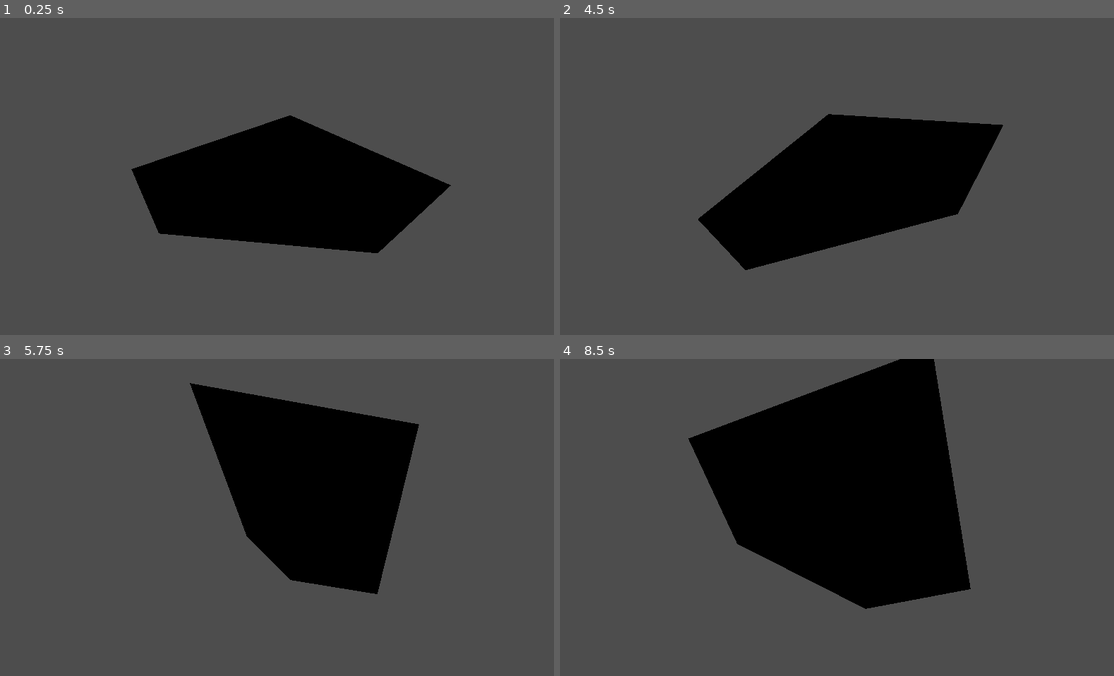
Above: before the commit, frames 1-4 (two rows, left to right).
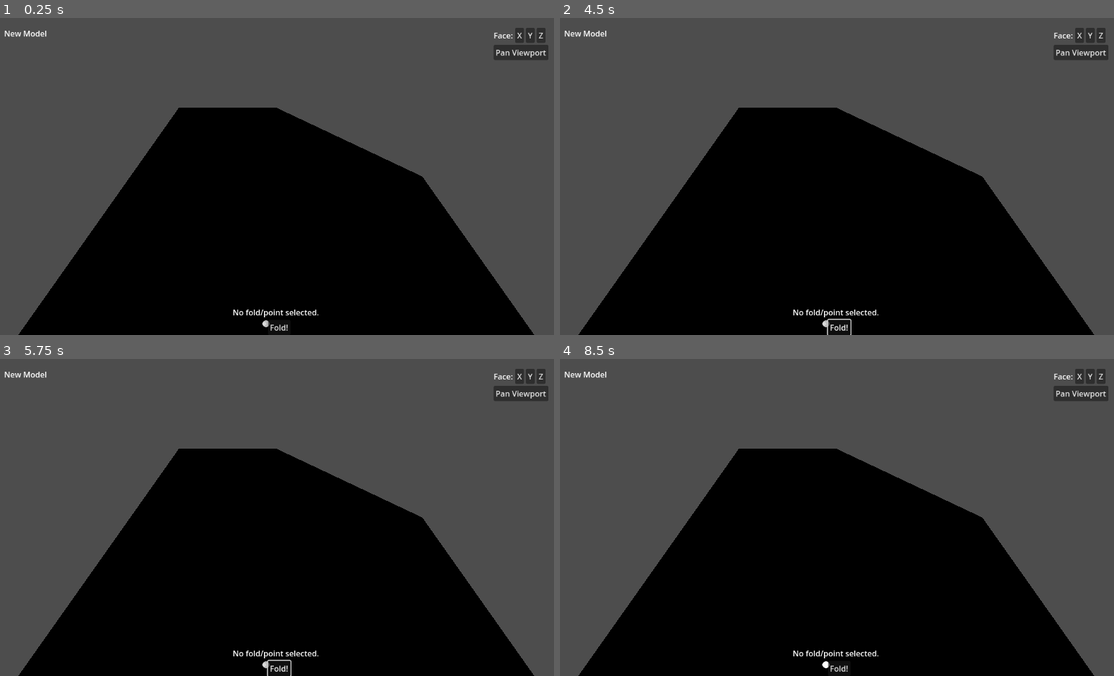
Above: after the commit, the same moments.

Repository: vaaar/OriGaming
Game: Godot game, scene res://origami_view.tscn
Same seed, same stepped clock (60 frames per second), same inputs: the game is played once before the commit and once after it.
Inputs (mouse positions are in pixels of both pictures, inside the frame that each line leads up to):
- Up to frame 1 (0.25 s): no input
- Up to frame 2 (4.5 s): click (1080, 33) at 0.5 s, where only the run after the commit has a clickable "X"; click (1091, 33) at 1.25 s, where only the run after the commit has a clickable "Y"; click (1102, 33) at 2 s, where only the run after the commit has a clickable "Z"; click (1080, 52) at 2.75 s, where only the run after the commit has a clickable "Pan Viewport"; click (837, 328) at 3.5 s, where only the run after the commit has a clickable "Fold!"; tap Enter at 4.25 s; move the mouse to (958, 160) at 4.27 s; hold Right from 4.28 s (still down); tap N at 4.35 s; click (958, 160) at 4.42 s
- Up to frame 3 (5.75 s): move the mouse to (166, 533) at 5.02 s; release Right at 5.03 s; hold Down from 5.03 s (still down); tap M at 5.1 s; click (166, 533) at 5.17 s
- Up to frame 4 (8.5 s): move the mouse to (892, 447) at 5.77 s; release Down at 5.78 s; hold Right 5.78-6.53 s; tap N at 5.85, 7.35 s; click (892, 447) at 5.92 s; move the mouse to (809, 580) at 6.52 s; hold Up 6.53-7.28 s; tap M at 6.6, 8.1 s; click (809, 580) at 6.67 s; move the mouse to (1003, 565) at 7.27 s; hold Left from 7.28 s (still down); click (1003, 565) at 7.42 s; move the mouse to (665, 469) at 8.02 s; click (665, 469) at 8.17 s

The runs differ from the first frame. In frame 1, 29% of the frame differs, in the area x 0-99%, y 3-100%; in frame 2, 33%; in frame 3, 43%; in frame 4, 39%.

Commit message:
initial implementation of ui

Diff:
--- a/MeshRepresentation.gd
+++ b/MeshRepresentation.gd
@@ -148,7 +148,7 @@
 	#var new_triangular_planes = triangular_planes
 	print("Current rendered plane indices")
 	print(planes)
-	var new_triangular_planes = transform_fold.fold(points[start_point], points[end_point], PI, final_indices, triangular_planes.duplicate())
+	var new_triangular_planes = transform_fold.fold(points[start_point], points[end_point], PI/4, final_indices, triangular_planes.duplicate())
 	get_node(mesh_path).recreate_plane_scene(new_triangular_planes)
 	# todo, update the points in my representation
 	# debug
--- a/camera_3d.gd
+++ b/camera_3d.gd
@@ -1,7 +1,8 @@
 extends Camera3D
 
-var mouse_sens = 0.3
-var camera_anglev = 0
+
+
+var update_frame = false
 
 # Called when the node enters the scene tree for the first time.
 func _ready() -> void:
@@ -12,6 +13,82 @@
 func set_origin_view(point_to_face = Vector3(0,0,0)):
 	look_at(point_to_face)
 
+func rotate_through_vertical_axis(angle: float):
+	rotate_y(deg_to_rad(angle))
+
+func rotate_through_horizontal_axis(angle: float):
+	rotate_x(deg_to_rad(angle))
+
+
+func get_spherical():
+	var z = position.z
+	var x = position.x
+	var y = position.y
+
+	var rho = sqrt(z ** 2 + x ** 2 + y ** 2)
+	var theta = atan2(x, z)
+	var phi = acos(z/rho)
+
+	print("rho: %f, theta: %f, phi: %f" % [rho, theta, phi])
+
+	return [rho, theta, phi]
+
+ #rho, theta, phi
+   #0      1    2
+func convert_to_cartesian(coords):
+	var x = coords[0] * sin(coords[2]) * cos(coords[1])
+	var z = coords[0] * sin(coords[2]) * sin(coords[1])
+	var y = coords[0] * cos(coords[2])
+
+	print("x: %f, y: %f, z: %f" % [x, y, z])
+
+	#var x =
+
+	return [x, z, y]
+
 # Called every frame. 'delta' is the elapsed time since the previous frame.
+# kidscancode.org/godot_recipes/3.x/3d/camera_gimbal/index.html
 func _process(delta: float) -> void:
+	#var spherical_coords = get_spherical()
+	#var curr_vec = position
+	#var speed = 10
+	#var multiplier = 0.02
+	#var rotated_v = Vector3()
+	#var rot_ang = PI/6
+	#var y_rot = 0;
+	#var x_rot = 0;
+	#if Input.is_key_pressed(KEY_LEFT):
+		##rotate_through_vertical_axis(-speed * delta)
+		##spherical_coords[0] += -speed * multiplier
+		##rotated_v = curr_vec.rotated(Vector3(0,1,0).normalized(), -rot_ang)
+		##update_frame = true
+		#y_rot -= 1
+	#elif Input.is_key_pressed(KEY_RIGHT):
+		##rotate_through_vertical_axis(speed * delta)
+		##spherical_coords[0] += speed * multiplier
+		##rotated_v = curr_vec.rotated(Vector3(0,1,0).normalized(), rot_ang)
+		##update_frame = true
+		#y_rot += 1
+	#elif Input.is_key_pressed(KEY_UP):
+		##rotate_through_horizontal_axis(-speed * delta)
+		##spherical_coords[2] += -speed * multiplier
+		##update_frame = true
+		#x_rot -= 1
+	#elif Input.is_key_pressed(KEY_DOWN):
+		##rotate_through_horizontal_axis(speed * delta)
+		##spherical_coords[1] += speed * multiplier
+		##update_frame = true
+		#x_rot += 1
+	#$InnerGimbal.rotate_object_local(Vector3.UP, y_rot * rotation_speed * delta)
+	#$OuterGimbal.rotate_object_local(Vector3.RIGHT, x_rot * rotation_speed * delta)
 	pass
+
+	#if update_frame:
+		#var cartesian_coords = convert_to_cartesian(spherical_coords)
+		#position.z = cartesian_coords[0]
+		#position.x = cartesian_coords[1]
+		#position.y = cartesian_coords[2]
+		#print(curr_vec)
+		#print(rotated_v)
+		#position = rotated_v
+		#update_frame = false
--- a/mesh.gd
+++ b/mesh.gd
@@ -10,6 +10,7 @@
 	#create_mesh()
 	print("Current mesh???")
 	print(mesh.to_string())
+	rotation = Vector3.ZERO
 	pass
 
 func create_mesh() -> void:
@@ -55,24 +56,7 @@
 		var exp = planes[p_ind].export_surface()
 		var next_mesh = exp["mesh_array"]
 		new_arraymesh.add_surface_from_arrays(Mesh.PRIMITIVE_TRIANGLES, next_mesh)
-		new_arraymesh.surface_set_material (p_ind, preload("res://mesh_no_culling_mat.tres"))
+		new_arraymesh.surface_set_material(p_ind, preload("res://mesh_no_culling_mat.tres"))
+
 
 	mesh = new_arraymesh
-
-func rotate_through_vertical_axis(angle: float):
-	rotate_y(deg_to_rad(angle))
-
-func rotate_through_horizontal_axis(angle: float):
-	rotate_x(deg_to_rad(angle))
-
-# Called every frame. 'delta' is the elapsed time since the previous frame.
-func _process(delta: float) -> void:
-	var speed = 100
-	if Input.is_key_pressed(KEY_LEFT):
-		rotate_through_vertical_axis(-speed * delta)
-	elif Input.is_key_pressed(KEY_RIGHT):
-		rotate_through_vertical_axis(speed * delta)
-	elif Input.is_key_pressed(KEY_UP):
-		rotate_through_horizontal_axis(-speed * delta)
-	elif Input.is_key_pressed(KEY_DOWN):
-		rotate_through_horizontal_axis(speed * delta)
--- a/origami_view.tscn
+++ b/origami_view.tscn
@@ -29,17 +29,95 @@
 camera_attributes = SubResource("CameraAttributesPractical_qekac")
 
 [node name="MainMesh" type="MeshInstance3D" parent="WorldEnvironment"]
-transform = Transform3D(0.604178, 0.0392758, 0.795923, 0.652515, -0.59781, -0.465771, 0.457514, 0.80072, -0.386818, 0, 0, 0)
+transform = Transform3D(0.384237, -0.144815, 0.911844, 0.57708, -0.733317, -0.359602, 0.72074, 0.664339, -0.198217, 0, 0, 0)
 mesh = SubResource("ArrayMesh_0w4ge")
 skeleton = NodePath("../..")
 surface_material_override/0 = ExtResource("1_yweo6")
 script = ExtResource("1_pgmcf")
 
-[node name="Camera3D" type="Camera3D" parent="WorldEnvironment"]
-transform = Transform3D(1, 0, 0, 0, -4.37114e-08, 1, 0, -1, -4.37114e-08, 0, 20, 0)
-fov = 70.0
-script = ExtResource("2_3ht8o")
+[node name="MarginContainer" type="MarginContainer" parent="WorldEnvironment"]
+anchors_preset = 15
+anchor_right = 1.0
+anchor_bottom = 1.0
+grow_horizontal = 2
+grow_vertical = 2
+theme_override_constants/margin_left = 20
+theme_override_constants/margin_top = 20
+theme_override_constants/margin_right = 20
+theme_override_constants/margin_bottom = 20
+
+[node name="NewModelContainer" type="MarginContainer" parent="WorldEnvironment/MarginContainer"]
+layout_mode = 2
+size_flags_horizontal = 0
+size_flags_vertical = 0
+
+[node name="Label" type="Label" parent="WorldEnvironment/MarginContainer/NewModelContainer"]
+layout_mode = 2
+text = "New Model"
+
+[node name="VBoxContainer" type="VBoxContainer" parent="WorldEnvironment/MarginContainer"]
+layout_mode = 2
+size_flags_horizontal = 8
+size_flags_vertical = 0
+
+[node name="GridContainer" type="GridContainer" parent="WorldEnvironment/MarginContainer/VBoxContainer"]
+layout_mode = 2
+columns = 4
+
+[node name="Label" type="Label" parent="WorldEnvironment/MarginContainer/VBoxContainer/GridContainer"]
+layout_mode = 2
+text = "Face:"
+
+[node name="FaceX" type="Button" parent="WorldEnvironment/MarginContainer/VBoxContainer/GridContainer"]
+layout_mode = 2
+text = "X"
+
+[node name="FaceY" type="Button" parent="WorldEnvironment/MarginContainer/VBoxContainer/GridContainer"]
+layout_mode = 2
+text = "Y"
+
+[node name="FaceZ" type="Button" parent="WorldEnvironment/MarginContainer/VBoxContainer/GridContainer"]
+layout_mode = 2
+text = "Z"
+
+[node name="PanViewportButton" type="Button" parent="WorldEnvironment/MarginContainer/VBoxContainer"]
+layout_mode = 2
+text = "Pan Viewport"
+
+[node name="ViewportGizmosContainer" type="MarginContainer" parent="WorldEnvironment/MarginContainer"]
+layout_mode = 2
+size_flags_horizontal = 8
+size_flags_vertical = 0
+
+[node name="VBoxContainer" type="VBoxContainer" parent="."]
+anchors_preset = 12
+anchor_top = 1.0
+anchor_right = 1.0
+anchor_bottom = 1.0
+grow_horizontal = 2
+grow_vertical = 0
+size_flags_vertical = 4
+
+[node name="OperationStatusLabel" type="Label" parent="VBoxContainer"]
+layout_mode = 2
+text = "No fold/point selected."
+horizontal_alignment = 1
+
+[node name="HBoxContainer" type="HBoxContainer" parent="VBoxContainer"]
+layout_mode = 2
+alignment = 1
+
+[node name="FoldRotationSlider" type="HSlider" parent="VBoxContainer/HBoxContainer"]
+layout_mode = 2
+
+[node name="CommitButton" type="Button" parent="VBoxContainer/HBoxContainer"]
+layout_mode = 2
+text = "Fold!"
 
 [node name="MeshRepresentation" type="Node3D" parent="."]
 script = ExtResource("3_l5n77")
 mesh_path = NodePath("../WorldEnvironment/MainMesh")
+
+[node name="Camera3D" type="Camera3D" parent="."]
+transform = Transform3D(1, 0, 0, 0, 1, 0, 0, 0, 1, 0, 10, 10)
+script = ExtResource("2_3ht8o")
--- /dev/null
+++ b/outer_gimbal.gd
@@ -0,0 +1,23 @@
+extends Node3D
+
+var rotation_speed = PI/2
+
+# Called when the node enters the scene tree for the first time.
+func _ready() -> void:
+	pass # Replace with function body.
+
+
+# Called every frame. 'delta' is the elapsed time since the previous frame.
+func _process(delta: float) -> void:
+	var y_rot = 0;
+	var x_rot = 0;
+	if Input.is_key_pressed(KEY_LEFT):
+		y_rot -= 1
+	elif Input.is_key_pressed(KEY_RIGHT):
+		y_rot += 1
+	elif Input.is_key_pressed(KEY_UP):
+		x_rot -= 1
+	elif Input.is_key_pressed(KEY_DOWN):
+		x_rot += 1
+	get_node("InnerGimbal").rotate_object_local(Vector3.UP, y_rot * rotation_speed * delta)
+	rotate_object_local(Vector3.RIGHT, x_rot * rotation_speed * delta)
